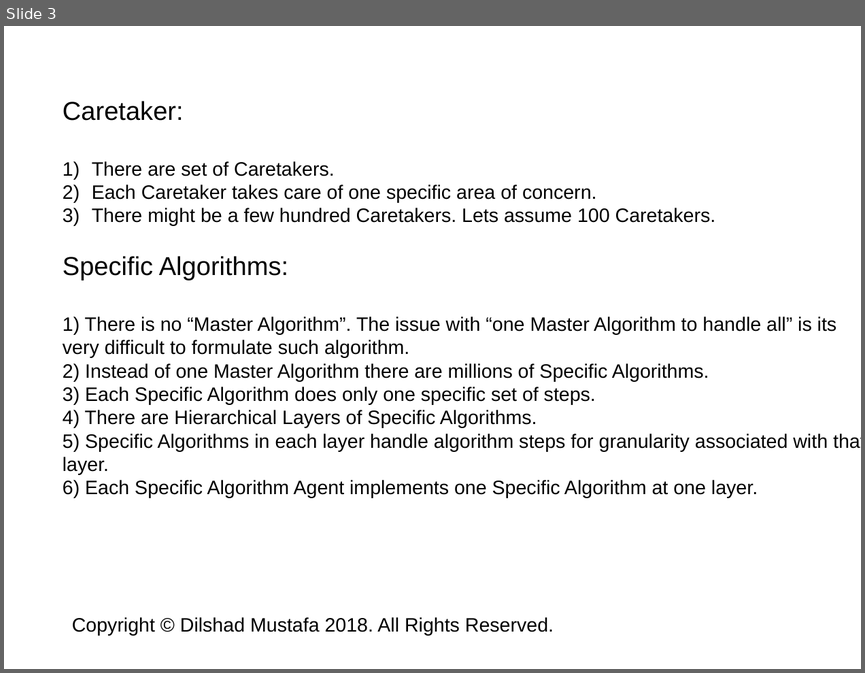
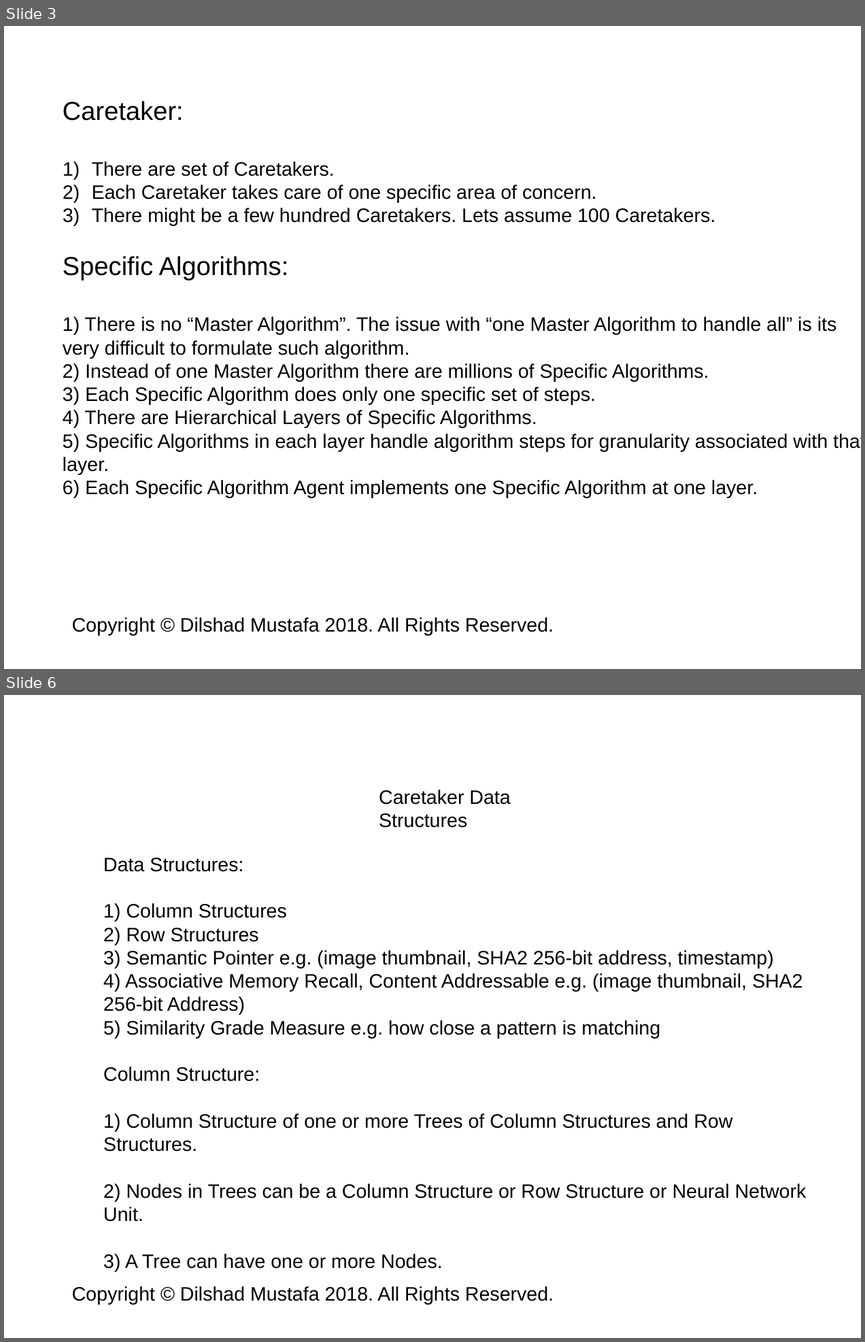
Before and after one commit to dilshadmustafa/CaretakerAI, a slide deck: Docs/Dilshad_Caretaker_Intelligence_ArtificialConsciousness.pptx. Shown one above the other, each under a label of ours: slide 3 before the commit, slides 3 and 6 after it; the slides between them are not shown. The pictures are 865x673 and 865x1342 pixels, drawn with LibreOffice and Linux fonts; fonts in the diff are those of the drawing. Boxes give left, top, right and bottom in pixels: in the first picture for what was removed or moved away, otherwise in the second. Text is boxed around its words. In the diff, an @@ line names an element or a change of style, - is before the commit and + after.

```diff
--- a/Docs/Dilshad_Caretaker_Intelligence_ArtificialConsciousness.pptx
+++ b/Docs/Dilshad_Caretaker_Intelligence_ArtificialConsciousness.pptx
@@ slide 6 added at [4, 695, 861, 1338], background #FFFFFF @@
@@ text added at [379, 790, 510, 828], 18 pt, text #000000 @@
+Caretaker Data Structures
@@ text added at [103, 858, 806, 1271], 18 pt, text #000000 @@
+Data Structures:
+1) Column Structures
+2) Row Structures
+3) Semantic Pointer e.g. (image thumbnail, SHA2 256-bit address, timestamp)
+4) Associative Memory Recall, Content Addressable e.g. (image thumbnail, SHA2
+256-bit Address)
+5) Similarity Grade Measure e.g. how close a pattern is matching
+Column Structure:
+1) Column Structure of one or more Trees of Column Structures and Row Structures.
+2) Nodes in Trees can be a Column Structure or Row Structure or Neural Network
+Unit.
+3) A Tree can have one or more Nodes.
@@ text added at [72, 1286, 553, 1304], 18 pt, text #000000 @@
+Copyright © Dilshad Mustafa 2018. All Rights Reserved.
```
Also in this commit, not shown: 2 slides changed, 1 other slide added, 2 other files.
